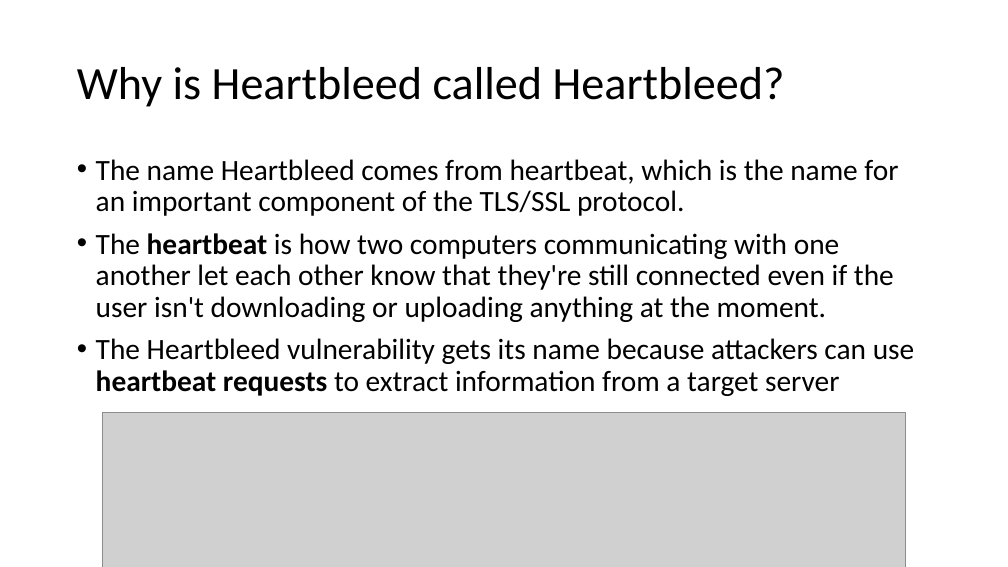
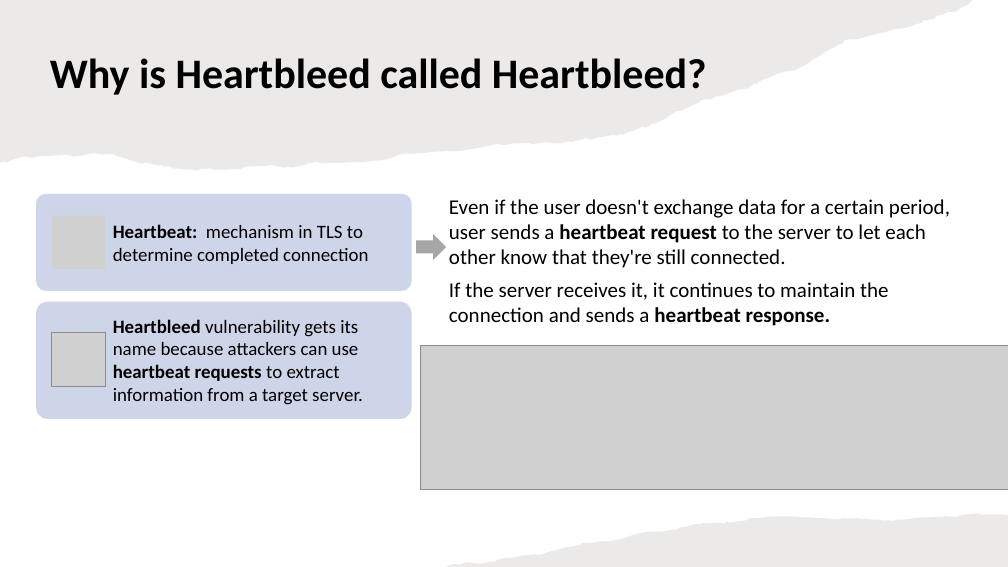
Before and after one commit to j2695203/MSDGithubRepo, a slide deck: slide 4 of my6014Repo/Presentation_Heartbleed.pptx. Drawn at 1008x567 pixels with LibreOffice and Linux fonts; fonts in the diff are those of the drawing; grey boxes stand for pictures. Boxes give left, top, right and bottom in pixels: in the first picture for what was removed or moved away, otherwise in the second. Text is boxed around its words. In the diff, an @@ line names an element or a change of style, - is before the commit and + after.

```diff
--- a/my6014Repo/Presentation_Heartbleed.pptx
+++ b/my6014Repo/Presentation_Heartbleed.pptx
@@ freeform shape added at <box>0,0,973,170</box>, fill #82766A at 15% opacity @@
@@ title "Why is Heartbleed called Heartbleed?": place and size @@
-title "Why is Heartbleed called Heartbleed?" at <box>77,67,785,107</box>
+title "Why is Heartbleed called Heartbleed?" at <box>50,58,707,95</box>
@@ title "Why is Heartbleed called Heartbleed?" at <box>50,58,707,95</box>: size 44 to 40 pt, bold on @@
@@ text removed at <box>96,159,915,396</box> @@
-• The name Heartbleed comes from heartbeat, which is the name for an important component of the TLS/SSL protocol.
-• The heartbeat is how two computers communicating with one another let each other know that they're still connected even if the user isn't downloading or uploading anything at the moment.
-• The Heartbleed vulnerability gets its name because attackers can use heartbeat requests to extract information from a target server
@@ free added at <box>439,175,988,345</box>, 20 pt, text #000000 @@
+Even if the user doesn't exchange data for a certain period, user sends a heartbeat request to the server to let each other know that they're still connected.
+If the server receives it, it continues to maintain the connection and sends a heartbeat response.
@@ rounded rectangle added at <box>36,194,412,290</box>, fill #CFD5EA @@
@@ free added at <box>103,194,404,290</box>, 18 pt, text #000000 @@
+Heartbeat: mechanism in TLS to determine completed connection
@@ picture added at <box>52,216,106,269</box> @@
@@ right arrow added at <box>416,234,446,260</box>, fill #A6A6A6 @@
@@ rounded rectangle added at <box>36,302,412,419</box>, fill #CFD5EA @@
@@ free added at <box>103,312,404,408</box>, 18 pt, text #000000 @@
+Heartbleed vulnerability gets its name because attackers can use heartbeat requests to extract information from a target server.
@@ picture added at <box>51,333,105,386</box> @@
@@ picture added at <box>420,346,1008,490</box> @@
@@ picture removed at <box>102,413,905,567</box> @@
@@ freeform shape added at <box>445,513,1008,567</box>, fill #82766A at 15% opacity @@
```
Also in this commit, not shown: 5 other slides changed, 3 slides added, 2 slides removed, 15 other files.
